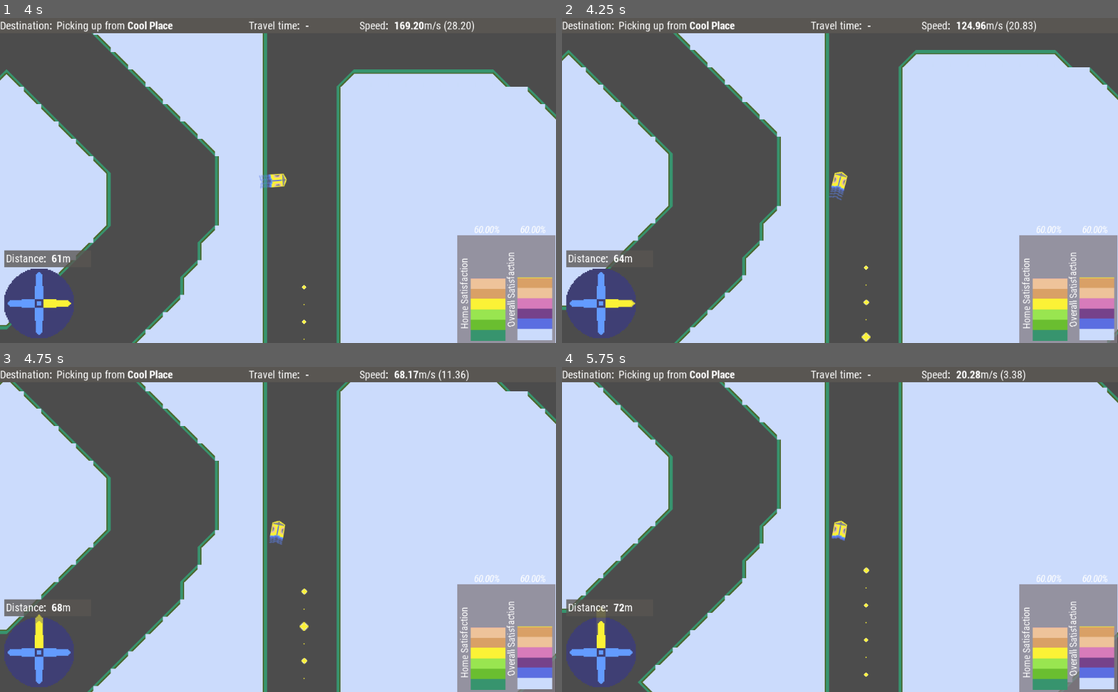
Above: before the commit, frames 1-4 (two rows, left to right).
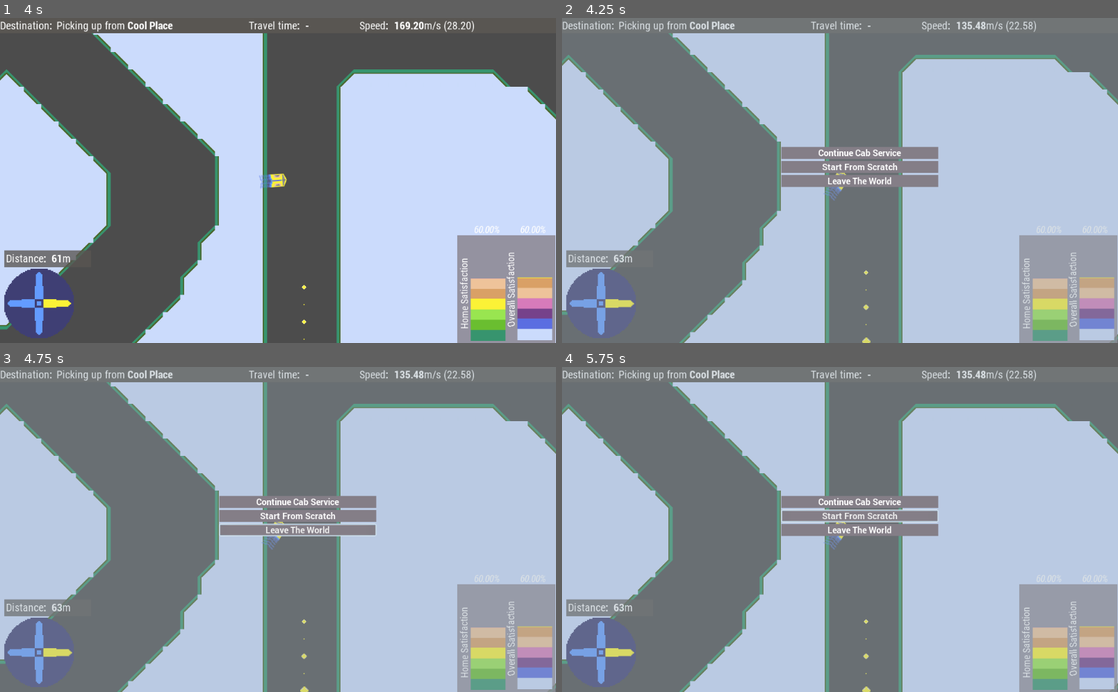
Above: after the commit, the same moments.

Repository: broquaint/comrade-cabbie
Game: Godot game, scene res://Root.tscn
Two runs of this game, one before a commit and one after it. Both use one fixed random seed, a clock stepped at 60 frames per second and the inputs below.
Inputs (mouse positions are in pixels of both pictures, inside the frame that each line leads up to):
- Up to frame 1 (4 s): tap Enter at 0.5 s; hold Right (move_right) 0.53-1.28 s; hold Left (move_left) 1.28-2.03 s; hold Right (move_right) 2.03-2.78 s; hold Up (move_up) 2.78-3.53 s; hold Left (move_left) from 3.53 s (still down)
- Up to frame 2 (4.25 s): keep holding Left (move_left); tap Escape (pause, bound only after the commit) at 4.15 s
- Up to frame 3 (4.75 s): release Left (move_left) at 4.25 s; click (300, 529) at 4.25 s, where only the run after the commit has a clickable "Leave The World"
- Up to frame 4 (5.75 s): click (862, 516) at 5 s, where only the run after the commit has a clickable "Start From Scratch"

Frame 1 is identical in both runs. In frame 2, 95% of the frame differs, in the area x 0-100%, y 0-100%; in frame 3, 95%; in frame 4, 96%.

Commit message:
Add pause menu without function
It pauses, shows a menu and overlay, and unpauses. That is all.

Diff:
--- a/HUD.tscn
+++ b/HUD.tscn
@@ -14,9 +14,11 @@
 [ext_resource path="res://DestFlashControl.gd" type="Script" id=12]
 [ext_resource path="res://FontTheme.tres" type="Theme" id=13]
 [ext_resource path="res://SatisfactionMeter.tscn" type="PackedScene" id=14]
+[ext_resource path="res://assets/Roboto-Bold.ttf" type="DynamicFontData" id=15]
 [ext_resource path="res://CompassNeedle.gd" type="Script" id=16]
 [ext_resource path="res://assets/compass pickup needle.png" type="Texture" id=17]
 [ext_resource path="res://assets/compass dropoff needle.png" type="Texture" id=18]
+[ext_resource path="res://PauseMenu.gd" type="Script" id=19]
 
 [sub_resource type="DynamicFontData" id=8]
 font_path = "res://assets/robotocondensed-bold.ttf"
@@ -105,10 +107,42 @@
 "values": [ 0.0, 90.0 ]
 }
 
+[sub_resource type="StyleBoxFlat" id=16]
+bg_color = Color( 0.517647, 0.494118, 0.529412, 1 )
+border_width_left = 2
+border_width_top = 2
+border_width_right = 2
+border_width_bottom = 2
+border_color = Color( 1, 1, 1, 1 )
+corner_radius_top_left = 2
+corner_radius_top_right = 2
+corner_radius_bottom_right = 2
+corner_radius_bottom_left = 2
+
+[sub_resource type="StyleBoxFlat" id=17]
+bg_color = Color( 0.517647, 0.494118, 0.529412, 1 )
+
+[sub_resource type="StyleBoxFlat" id=20]
+bg_color = Color( 0.411765, 0.415686, 0.415686, 1 )
+
+[sub_resource type="DynamicFont" id=18]
+font_data = ExtResource( 15 )
+
+[sub_resource type="Theme" id=19]
+default_font = SubResource( 18 )
+Button/colors/font_color = Color( 1, 1, 1, 1 )
+Button/colors/font_color_disabled = Color( 0.9, 0.9, 0.9, 0.2 )
+Button/colors/font_color_focus = Color( 0.94, 0.94, 0.94, 1 )
+Button/colors/font_color_hover = Color( 0.94, 0.94, 0.94, 1 )
+Button/colors/font_color_pressed = Color( 1, 1, 1, 1 )
+Button/constants/hseparation = 2
+Button/styles/disabled = null
+Button/styles/focus = null
+Button/styles/hover = SubResource( 16 )
+Button/styles/normal = SubResource( 17 )
+Button/styles/pressed = SubResource( 20 )
+
 [node name="HUD" type="CanvasLayer"]
-__meta__ = {
-"_edit_horizontal_guides_": [ 403.702, 378.372 ]
-}
 
 [node name="Control" type="Control" parent="."]
 margin_right = 1025.0
@@ -287,3 +321,40 @@
 }
 
 [node name="SatisfactionMeter" parent="." instance=ExtResource( 14 )]
+
+[node name="PauseOverlay" type="ColorRect" parent="."]
+unique_name_in_owner = true
+visible = false
+margin_right = 1028.0
+margin_bottom = 604.0
+color = Color( 0.607843, 0.678431, 0.717647, 0.360784 )
+
+[node name="PauseMenu" type="VBoxContainer" parent="."]
+pause_mode = 2
+visible = false
+margin_left = 404.307
+margin_top = 237.572
+margin_right = 693.307
+margin_bottom = 324.572
+theme = SubResource( 19 )
+script = ExtResource( 19 )
+__meta__ = {
+"_edit_group_": true
+}
+
+[node name="Resume" type="Button" parent="PauseMenu"]
+margin_right = 289.0
+margin_bottom = 22.0
+text = "Continue Cab Service"
+
+[node name="Restart" type="Button" parent="PauseMenu"]
+margin_top = 26.0
+margin_right = 289.0
+margin_bottom = 48.0
+text = "Start From Scratch"
+
+[node name="Button" type="Button" parent="PauseMenu"]
+margin_top = 52.0
+margin_right = 289.0
+margin_bottom = 74.0
+text = "Leave The World"
--- /dev/null
+++ b/PauseMenu.gd
@@ -0,0 +1,15 @@
+extends VBoxContainer
+
+func _process(_delta):
+	if Input.is_action_just_pressed("pause"):
+		match GameState.current_state:
+			GameState.States.PLAYING:
+				get_tree().paused = true
+				show()
+				get_node('%PauseOverlay').show()
+				GameState.current_state = GameState.States.PAUSED
+			GameState.States.PAUSED:
+				get_tree().paused = false
+				hide()
+				get_node('%PauseOverlay').hide()
+				GameState.current_state = GameState.States.PLAYING
--- a/Root.tscn
+++ b/Root.tscn
@@ -36,8 +36,6 @@
 "_edit_vertical_guides_": [ 1683.31, 9512.57 ]
 }
 
-[node name="HUD" parent="." instance=ExtResource( 7 )]
-
 [node name="HomeGoodsTunnel" parent="." instance=ExtResource( 9 )]
 AsteroidOne = "Home"
 AsteroidTwo = "Goods"
@@ -68,5 +66,7 @@
 "_edit_group_": true
 }
 
+[node name="HUD" parent="." instance=ExtResource( 7 )]
+
 [node name="GameState" type="Node" parent="."]
 script = ExtResource( 3 )
--- a/project.godot
+++ b/project.godot
@@ -85,6 +85,12 @@
 , Object(InputEventJoypadMotion,"resource_local_to_scene":false,"resource_name":"","device":0,"axis":0,"axis_value":1.0,"script":null)
  ]
 }
+pause={
+"deadzone": 0.5,
+"events": [ Object(InputEventKey,"resource_local_to_scene":false,"resource_name":"","device":0,"alt":false,"shift":false,"control":false,"meta":false,"command":false,"pressed":false,"scancode":16777217,"physical_scancode":0,"unicode":0,"echo":false,"script":null)
+, Object(InputEventJoypadButton,"resource_local_to_scene":false,"resource_name":"","device":0,"button_index":11,"pressure":0.0,"pressed":false,"script":null)
+ ]
+}
 
 [physics]
 
Not shown: 1 places in HUD.tscn that only renumber resources
Binary file added: assets/Roboto-Bold.ttf
